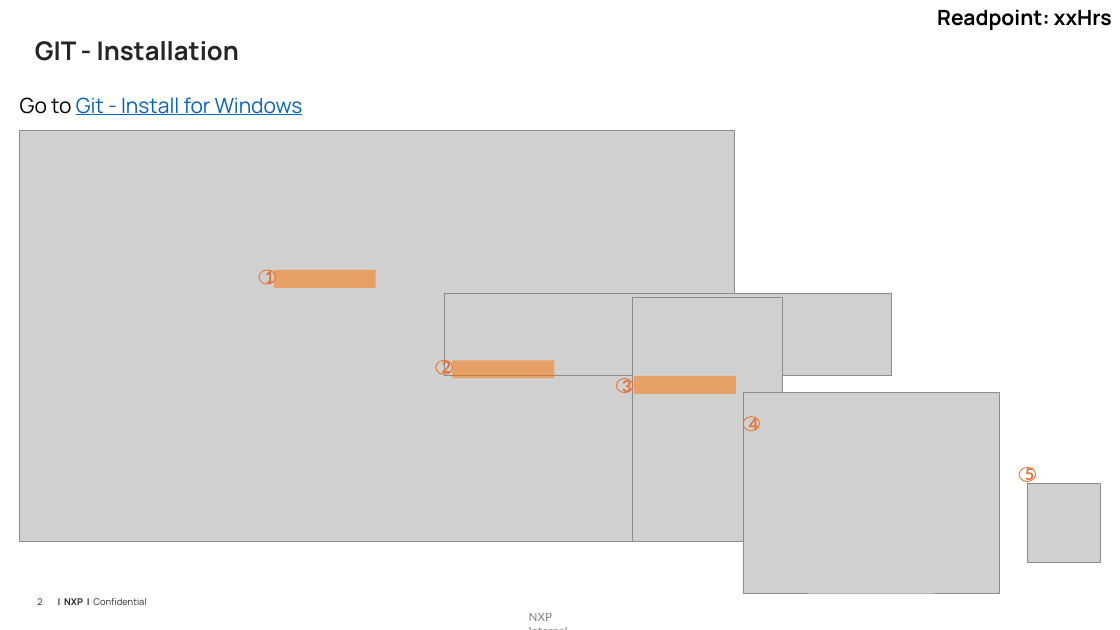
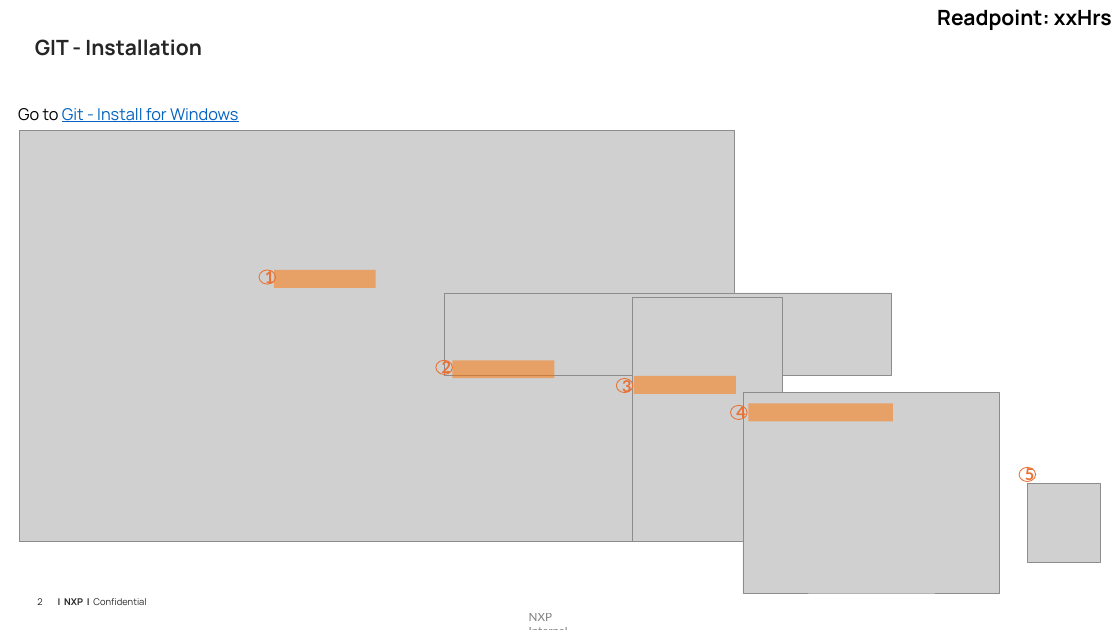
Before and after one commit to Qian-Zhang122/SADC_EIS, a slide deck: slide 2 of How to use GIT.pptx. Drawn at 1120x630 pixels with LibreOffice and Linux fonts; fonts in the diff are those of the drawing; grey boxes stand for pictures. Boxes give left, top, right and bottom in pixels: in the first picture for what was removed or moved away, otherwise in the second. Text is boxed around its words. In the diff, an @@ line names an element or a change of style, - is before the commit and + after.

```diff
--- a/How to use GIT.pptx
+++ b/How to use GIT.pptx
@@ text "GIT - Installation" at (35, 39, 201, 56): size 22 to 18 pt @@
@@ text "Go to Git - Install ...": place and size @@
-text "Go to Git - Install ..." at (20, 97, 303, 115)
+text "Go to Git - Install ..." at (18, 108, 238, 122)
@@ text "Go to Git - Install ..." at (18, 108, 238, 122): size 18 to 14 pt @@
@@ ellipse "4": place and size @@
-ellipse "4" at (744, 417, 760, 431)
+ellipse "4" at (731, 406, 748, 420)
@@ rectangle added at (749, 403, 893, 421), fill #FE7300 at 50% opacity @@
```
Also in this commit, not shown: 1 other slide changed, 4 slides added, 1 slide removed.
